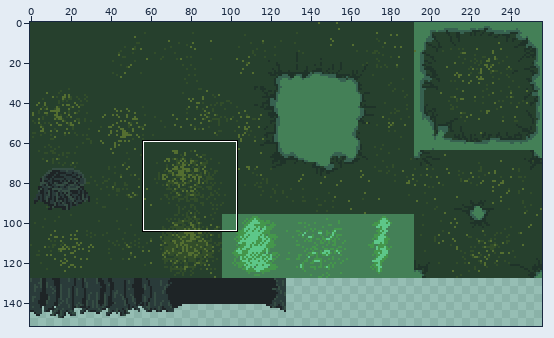
A pixel-art file gets an edit: dev/tile_forest_swampt.aseprite. The picture above shows the old version from afar; the outline marks the close-up.
Close-up. Before the edit:
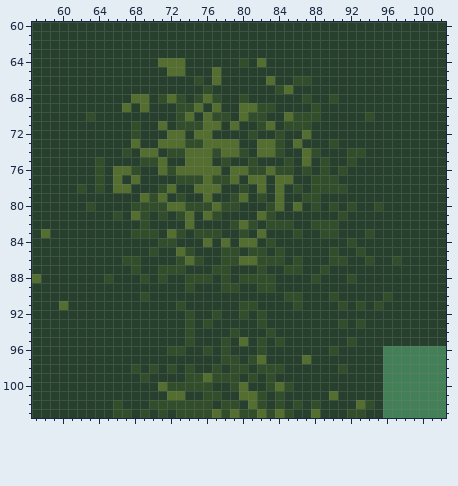
256x160 pixels, 1 frame. Shown: x 57..102, y 60..103. The wide view leaves out empty margins.
New version:
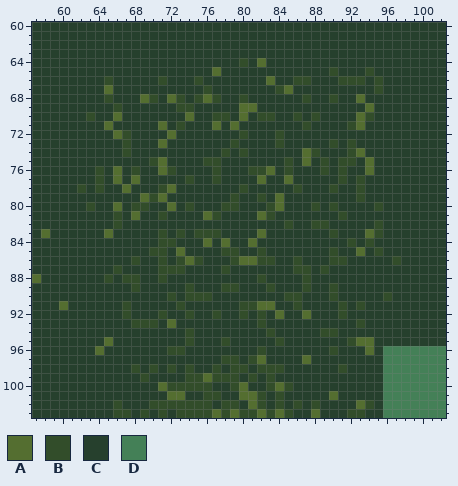
Palette (. is transparent): A #546e30  B #324d2a  C #26402d  D #448057
What changed:
Layer "Layer 1":
Colour A replaces colour B in row 74 at x 93; in row 83 at x 94; in row 85 at x 93.
Colour A replaces colour C in row 67 at x 65; in row 68 at x 93; in row 69 at x 94; in row 70 at x 66 and 93; in row 71 at x 65 and 93; in row 72 at x 66.
Colour A replaces colour C in rows 75 to 76 at x 94; in row 80 at x 66; in row 83 at x 65; in row 91 at x 82 to 83; in row 92 at x 84 and 87; in row 93 at x 72.
Colour A replaces colour C in row 95 at x 65 and 93 to 94; in row 96 at x 64 and 94.
Colour B replaces colour A in row 73 at x 79; in row 74 at x 78; in row 75 at x 76; in row 76 at x 77.
Colour B replaces colour C in row 65 at x 90 and 94; in row 66 at x 65, 71, 91 to 93 and 95; in row 67 at x 95; in row 68 at x 65 and 70; in row 69 at x 66; in row 70 at x 83.
Colour B replaces colour C in row 71 at x 92; in row 72 at x 67 and 80; in row 73 at x 67 and 92; in row 75 at x 77 and 91; in row 77 at x 91 and 93; in rows 78 to 79 at x 93.
Colour B replaces colour C in row 82 at x 66 and 95; in row 83 at x 71 and 95; in row 84 at x 94; in row 85 at x 71 and 95; in row 86 at x 71; in row 87 at x 66 and 87.
Colour B replaces colour C in row 88 at x 67 to 68 and 87; in row 89 at x 68, 87 and 90; in row 90 at x 72 and 74 to 76; in row 91 at x 67; in row 92 at x 67, 71 and 91; in row 93 at x 68 to 70.
Colour B replaces colour C in row 94 at x 89 to 90.
Colour C replaces colour A in row 64 at x 71 to 73; in row 65 at x 72 to 73; in row 66 at x 77; in row 68 at x 68; in row 69 at x 67, 69, 75 and 77; in row 70 at x 76 and 85.
Colour C replaces colour A in row 71 at x 76 and 83; in row 72 at x 73, 75 to 76 and 87; in row 73 at x 68, 72 to 73, 76 to 78, 82 to 83 and 86; in row 74 at x 69 to 70, 74 to 76, 79 and 82 to 83; in row 75 at x 74 to 75; in row 76 at x 67, 73 to 76 and 79 to 80.
Colour C replaces colour A in row 77 at x 76, 79, 81 and 84; in row 78 at x 66, 75 to 77, 82 and 84; in row 79 at x 76 and 80; in row 80 at x 73, 77 and 86; in row 81 at x 74; in row 82 at x 74 and 80.
Colour C replaces colour A in row 83 at x 72; in row 84 at x 80; in row 95 at x 80.
Colour C replaces colour B in row 68 at x 71; in row 69 at x 82 to 83 and 88; in row 70 at x 73, 81 and 87; in row 71 at x 68, 74 to 75, 82 and 85 to 86; in row 72 at x 68 and 81; in row 73 at x 74 to 75.
Colour C replaces colour B in row 74 at x 72 to 73, 77 and 84; in row 75 at x 64, 69, 78 and 81; in row 76 at x 84 and 87; in row 77 at x 73, 75, 78 and 88 to 90; in row 78 at x 88 to 89 and 91; in row 79 at x 73 and 87 to 88.
Colour C replaces colour B in row 80 at x 70 to 71, 75 to 76 and 92; in row 81 at x 69 and 73; in row 82 at x 69, 79, 81, 83 to 84 and 90; in row 83 at x 68 to 70, 80, 86 and 89; in row 84 at x 83; in row 85 at x 74, 81 and 84.
Colour C replaces colour B in row 86 at x 67, 78, 84 and 94; in row 87 at x 68, 77, 82 and 85; in row 88 at x 69, 74 to 76, 78, 80 to 81, 83, 88 and 92; in row 89 at x 82; in row 90 at x 69; in row 91 at x 95.
Colour C replaces colour B in row 93 at x 74, 76 and 91; in row 94 at x 79; in row 95 at x 82; in row 96 at x 76 and 78.
